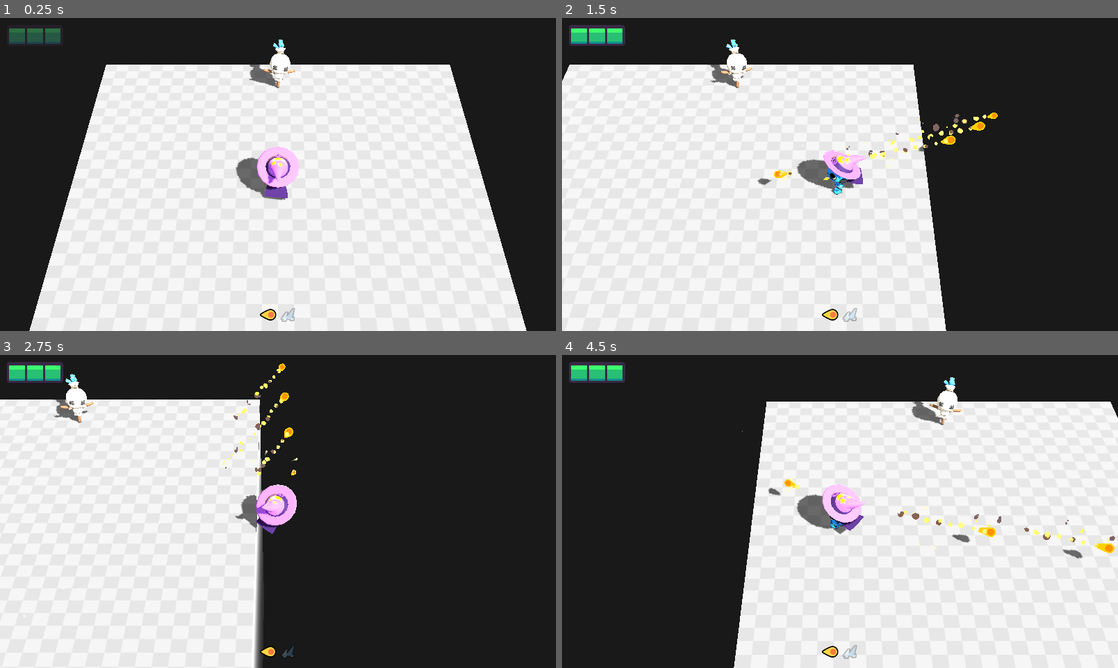
Above: before the commit, frames 1-4 (two rows, left to right).
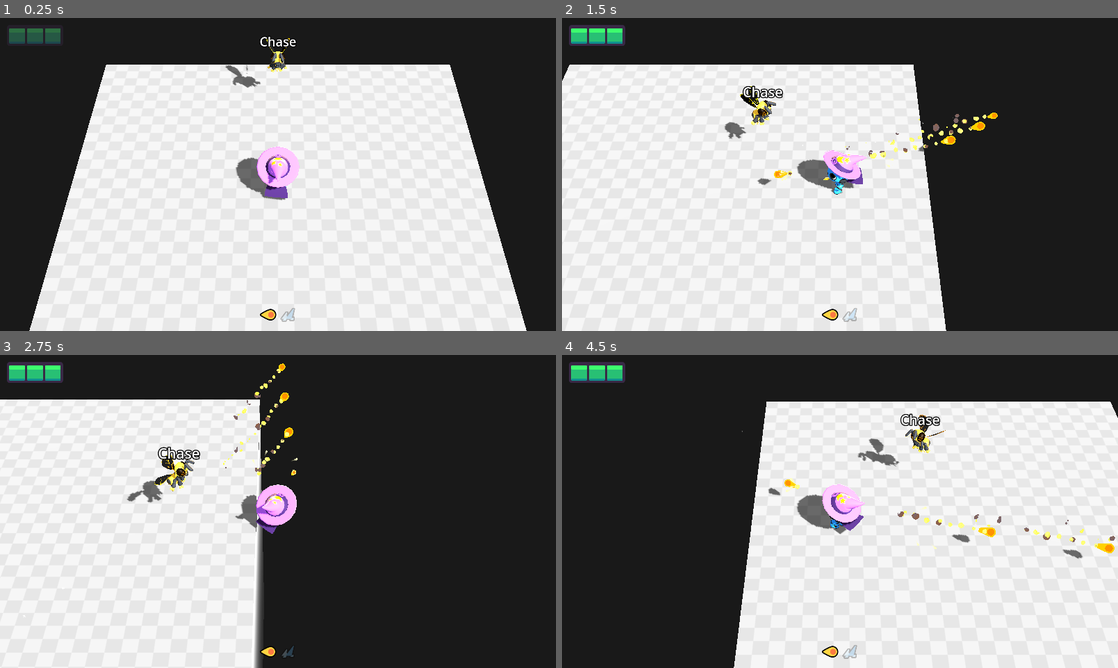
Above: after the commit, the same moments.

Repository: Wurtyl/3D-course
Game: Godot game, scene res://lessons/level.tscn
Two runs of this game, one before a commit and one after it. Both use one fixed random seed, a clock stepped at 60 frames per second and the inputs below.
Inputs (mouse positions are in pixels of both pictures, inside the frame that each line leads up to):
- Up to frame 1 (0.25 s): no input
- Up to frame 2 (1.5 s): tap Enter at 0.5 s; move the mouse to (962, 158) at 0.52 s; press the mouse at (962, 158) at 0.53 s; hold D (move_right) 0.53-1.25 s; tap Space at 0.77 s; release the mouse at (962, 158) at 1.25 s; drag from (728, 190) to (812, 237) at 1.27 s
- Up to frame 3 (2.75 s): move the mouse to (333, 442) at 2.02 s; press the mouse at (333, 442) at 2.03 s; hold D (move_right) from 2.03 s (still down)
- Up to frame 4 (4.5 s): release D (move_right) at 2.75 s; release the mouse at (895, 442) at 2.75 s; drag from (812, 574) to (673, 464) at 2.77 s; move the mouse to (1006, 558) at 3.52 s; press the mouse at (1006, 558) at 3.53 s; hold A (move_left) 3.53-4.25 s; tap Space at 3.77 s; release the mouse at (1006, 558) at 4.25 s; drag from (673, 464) to (756, 433) at 4.27 s

The runs differ from the first frame. In frame 1, 0.8% of the frame differs, in the area x 40-54%, y 5-23%; in frame 2, 1.0%; in frame 3, 1.2%, in the area x 9-36%, y 6-48%; in frame 4, 1.1%.

Commit message:
M.4 L.7 Complete

Diff:
--- a/learn-3d-gamedev-from-zero-v0.8.0-macos/M04.patrol_alert_attack_workbook/assets/entities/player/wand_shooter.gd
+++ b/learn-3d-gamedev-from-zero-v0.8.0-macos/M04.patrol_alert_attack_workbook/assets/entities/player/wand_shooter.gd
@@ -53,7 +53,7 @@
 
 ## Clamps the fire rate and sets the weapon's cooldown timer wait time based on the fire rate.
 func set_fire_rate(value: float) -> void:
-	fire_rate = clamp(value, 0.1, 20.0)
+	fire_rate = clamp(value, 0.5, 20.0)
 	if _timer == null:
 		return
 	_timer.wait_time = 1.0 / fire_rate
--- a/learn-3d-gamedev-from-zero-v0.8.0-macos/M04.patrol_alert_attack_workbook/lessons/ai.gd
+++ b/learn-3d-gamedev-from-zero-v0.8.0-macos/M04.patrol_alert_attack_workbook/lessons/ai.gd
@@ -5,6 +5,7 @@
 	FINISHED,
 	PLAYER_ENTERED_LINE_OF_SIGHT,
 	PLAYER_EXITED_LINE_OF_SIGHT,
+	PlAYER_ENTERED_ATTACK_RANGE,
 }
 
 class State extends RefCounted:
@@ -53,6 +54,18 @@
 						str(transitions[state][event])
 						)
 
+	var is_debugging := false: set = set_is_debugging
+
+	func set_is_debugging(new_value: bool) -> void:
+		is_debugging = new_value
+		if (
+			current_state != null and
+			current_state.mob != null and
+			current_state.mob.debug_label != null
+		):
+			current_state.mob.debug_label.text = current_state.name
+			current_state.mob.debug_label.visible = is_debugging
+
 	func _ready() -> void:
 		set_physics_process(false)
 
@@ -93,6 +106,8 @@
 		current_state = new_state
 		current_state.finished.connect(_on_state_finished.bind(current_state))
 		current_state.enter()
+		if is_debugging and current_state.mob.debug_label != null:
+			current_state.mob.debug_label.text = current_state.name
 
 	func _on_state_finished(finished_state: State) -> void:
 		assert(
@@ -204,3 +219,37 @@
 		projectile.global_position = spawning_point.global_position
 		projectile.look_at(spawning_point.global_position + spawning_point.global_basis.z)
 		finished.emit()
+
+class StateChase extends State:
+
+	var chase_speed := 3.0
+	var drag_factor := 10.0
+	var attack_range := 3.5
+
+	func _init(init_mob:Mob3D) -> void:
+		super("Chase", init_mob)
+
+	func enter() -> void:
+		mob.skin.play("chase")
+
+	func update(delta: float) -> Events:
+		var player_position = Blackboard.player_global_position
+		var direction := mob.global_position.direction_to(player_position)
+		var desired_velocity := (
+			direction * chase_speed
+		)
+		var velocity_distance := mob.velocity.distance_to(desired_velocity)
+		mob.velocity = mob.velocity.move_toward(
+			desired_velocity,
+			velocity_distance * drag_factor * delta
+		)
+		mob.move_and_slide()
+		mob.rotation.y = (
+			Vector3.FORWARD.signed_angle_to(direction, Vector3.UP) + PI
+			)
+		var distance := mob.global_position.distance_to(player_position)
+		if distance < attack_range:
+			return Events.PlAYER_ENTERED_ATTACK_RANGE
+		elif distance > mob.vision_range:
+			return Events.PLAYER_EXITED_LINE_OF_SIGHT
+		return Events.NONE
--- a/learn-3d-gamedev-from-zero-v0.8.0-macos/M04.patrol_alert_attack_workbook/lessons/level.tscn
+++ b/learn-3d-gamedev-from-zero-v0.8.0-macos/M04.patrol_alert_attack_workbook/lessons/level.tscn
@@ -3,7 +3,7 @@
 [ext_resource type="Script" path="res://lessons/level.gd" id="1_t3xly"]
 [ext_resource type="Texture2D" uid="uid://brbtohct73mlt" path="res://assets/level/checkboard.png" id="2_f03ub"]
 [ext_resource type="PackedScene" uid="uid://bykg04g4jr07j" path="res://assets/entities/player/player_3d.tscn" id="3_ifpx3"]
-[ext_resource type="PackedScene" uid="uid://b5luv0tbdat2c" path="res://lessons/mobs/mob_dummy.tscn" id="5_ayp51"]
+[ext_resource type="PackedScene" uid="uid://byyhc8pincwma" path="res://lessons/mobs/mob_bee.tscn" id="5_x2j28"]
 [ext_resource type="PackedScene" uid="uid://bij84ol81kcts" path="res://assets/level/kill_plane_3d.tscn" id="7_cwur3"]
 
 [sub_resource type="Environment" id="Environment_s26vl"]
@@ -63,5 +63,5 @@
 near = 15.0
 far = 100.0
 
-[node name="MobDummy3D" parent="." instance=ExtResource("5_ayp51")]
-transform = Transform3D(1, 0, 0, 0, 1, 0, 0, 0, 1, 0, 0, -5.877)
+[node name="MobBee" parent="." instance=ExtResource("5_x2j28")]
+transform = Transform3D(1, 0, 0, 0, 1, 0, 0, 0, 1, 0, 0.0116417, -5.58874)
--- a/learn-3d-gamedev-from-zero-v0.8.0-macos/M04.patrol_alert_attack_workbook/lessons/mob_3d.gd
+++ b/learn-3d-gamedev-from-zero-v0.8.0-macos/M04.patrol_alert_attack_workbook/lessons/mob_3d.gd
@@ -5,3 +5,5 @@
 @export_category("Detection")
 @export var vision_range := 7.0
 @export_range(0.0, 360.0, 0.1, "radians_as_degrees") var vision_angle := PI / 4.0
+@export_category("Debugging")
+@export var debug_label: Label3D = null
--- /dev/null
+++ b/learn-3d-gamedev-from-zero-v0.8.0-macos/M04.patrol_alert_attack_workbook/lessons/mobs/mob_bee.gd
@@ -0,0 +1,20 @@
+class_name MobBee3D extends Mob3D
+
+func _ready() -> void:
+	var state_machine := AI.StateMachine.new()
+	add_child(state_machine)
+
+	var idle := AI.StateIdle.new(self)
+	var chase  := AI.StateChase.new(self)
+	chase.chase_speed = 3.0
+
+	state_machine.transitions = {
+		idle: {
+			AI.Events.PLAYER_ENTERED_LINE_OF_SIGHT: chase,
+		},
+		chase: {
+			AI.Events.PLAYER_EXITED_LINE_OF_SIGHT:  idle,
+		}
+	}
+	state_machine.activate(idle)
+	state_machine.is_debugging = true
--- /dev/null
+++ b/learn-3d-gamedev-from-zero-v0.8.0-macos/M04.patrol_alert_attack_workbook/lessons/mobs/mob_bee.tscn
@@ -0,0 +1,26 @@
+[gd_scene load_steps=4 format=3 uid="uid://byyhc8pincwma"]
+
+[ext_resource type="PackedScene" uid="uid://482rxnrhe64v" path="res://assets/skins/bee_bot/bee_bot_skin_3d.tscn" id="1_2y81b"]
+[ext_resource type="Script" path="res://lessons/mobs/mob_bee.gd" id="1_rr4io"]
+
+[sub_resource type="CylinderShape3D" id="CylinderShape3D_b7cxn"]
+height = 3.53306
+
+[node name="MobBee" type="CharacterBody3D" node_paths=PackedStringArray("skin", "debug_label")]
+script = ExtResource("1_rr4io")
+skin = NodePath("BeeBotSkin3D2")
+debug_label = NodePath("Label3D")
+
+[node name="BeeBotSkin3D2" parent="." instance=ExtResource("1_2y81b")]
+transform = Transform3D(1, 0, 0, 0, 1, 0, 0, 0, 1, 0, 1.7, 0)
+
+[node name="CollisionShape3D" type="CollisionShape3D" parent="."]
+transform = Transform3D(1, 0, 0, 0, 1, 0, 0, 0, 1, 0, 1.90568, 0)
+shape = SubResource("CylinderShape3D_b7cxn")
+
+[node name="Label3D" type="Label3D" parent="."]
+transform = Transform3D(1, 0, 0, 0, 1, 0, 0, 0, 1, 0, 2.99045, 0.285217)
+billboard = 1
+text = "Test"
+font_size = 96
+outline_size = 24
--- a/learn-3d-gamedev-from-zero-v0.8.0-macos/M04.patrol_alert_attack_workbook/practices/L3.P1/the_turret.tscn
+++ b/learn-3d-gamedev-from-zero-v0.8.0-macos/M04.patrol_alert_attack_workbook/practices/L3.P1/the_turret.tscn
@@ -1,8 +1,7 @@
-[gd_scene load_steps=6 format=3]
+[gd_scene load_steps=5 format=3 uid="uid://tkuda8ocu85q"]
 
-[ext_resource type="Texture2D" path="res://assets/level/checkboard.png" id="1_87wol"]
+[ext_resource type="Texture2D" uid="uid://brbtohct73mlt" path="res://assets/level/checkboard.png" id="1_87wol"]
 [ext_resource type="PackedScene" path="res://practices/L3.P1/turret.tscn" id="2_vm3x4"]
-[ext_resource type="Script" path="res://practices/L3.P1/turret.gd" id="3_pi7rd"]
 
 [sub_resource type="StandardMaterial3D" id="StandardMaterial3D_krn5u"]
 albedo_color = Color(0.439062, 0.439062, 0.439062, 1)
@@ -53,6 +52,5 @@
 [node name="WorldEnvironment" type="WorldEnvironment" parent="."]
 environment = SubResource("Environment_jrbi8")
 
-[node name="Turret" type="CharacterBody3D" parent="." instance=ExtResource("2_vm3x4")]
+[node name="Turret" parent="." instance=ExtResource("2_vm3x4")]
 transform = Transform3D(0, 0, 1, 0, 1, 0, -1, 0, 0, -2, 0, 0)
-script = ExtResource("3_pi7rd")
--- a/learn-3d-gamedev-from-zero-v0.8.0-macos/M04.patrol_alert_attack_workbook/practices/L6.P1/fire.tscn
+++ b/learn-3d-gamedev-from-zero-v0.8.0-macos/M04.patrol_alert_attack_workbook/practices/L6.P1/fire.tscn
@@ -1,9 +1,7 @@
-[gd_scene load_steps=7 format=3]
+[gd_scene load_steps=5 format=3 uid="uid://b2jd2qubddk24"]
 
-[ext_resource type="Texture2D" path="res://assets/level/checkboard.png" id="1_bswsq"]
+[ext_resource type="Texture2D" uid="uid://brbtohct73mlt" path="res://assets/level/checkboard.png" id="1_bswsq"]
 [ext_resource type="PackedScene" path="res://practices/L6.P1/turret_with_states.tscn" id="2_r5gj2"]
-[ext_resource type="Script" path="res://practices/L6.P1/turret_with_states.gd" id="3_a7v12"]
-[ext_resource type="PackedScene" path="res://practices/L6.P1/bullet.tscn" id="4_5avsy"]
 
 [sub_resource type="StandardMaterial3D" id="StandardMaterial3D_krn5u"]
 albedo_color = Color(0.439062, 0.439062, 0.439062, 1)
@@ -54,8 +52,5 @@
 [node name="WorldEnvironment" type="WorldEnvironment" parent="."]
 environment = SubResource("Environment_jrbi8")
 
-[node name="TurretWithStates" type="CharacterBody3D" parent="." node_paths=PackedStringArray("bullet_spawning_point") instance=ExtResource("2_r5gj2")]
+[node name="TurretWithStates" parent="." instance=ExtResource("2_r5gj2")]
 transform = Transform3D(-4.37114e-08, 0, 1, 0, 1, 0, -1, 0, -4.37114e-08, -3, 0, 0)
-script = ExtResource("3_a7v12")
-bullet_spawning_point = NodePath("BulletSpawningPoint")
-bullet_scene = ExtResource("4_5avsy")
--- a/learn-3d-gamedev-from-zero-v0.8.0-macos/M04.patrol_alert_attack_workbook/practices/L7.P1/follow_me.tscn
+++ b/learn-3d-gamedev-from-zero-v0.8.0-macos/M04.patrol_alert_attack_workbook/practices/L7.P1/follow_me.tscn
@@ -1,10 +1,8 @@
-[gd_scene load_steps=8 format=3]
+[gd_scene load_steps=6 format=3 uid="uid://dx8s88l1udsvf"]
 
-[ext_resource type="Texture2D" path="res://assets/level/checkboard.png" id="1_vxx7v"]
+[ext_resource type="Texture2D" uid="uid://brbtohct73mlt" path="res://assets/level/checkboard.png" id="1_vxx7v"]
 [ext_resource type="PackedScene" path="res://practices/L7.P1/mob_follow.tscn" id="2_7o0eh"]
-[ext_resource type="Script" path="res://practices/L7.P1/mob_follow.gd" id="3_pubn5"]
 [ext_resource type="PackedScene" path="res://practices/L7.P1/ball.tscn" id="4_6seac"]
-[ext_resource type="Script" path="res://practices/L7.P1/ball.gd" id="5_822g1"]
 
 [sub_resource type="StandardMaterial3D" id="StandardMaterial3D_krn5u"]
 albedo_color = Color(0.439062, 0.439062, 0.439062, 1)
@@ -55,12 +53,8 @@
 [node name="WorldEnvironment" type="WorldEnvironment" parent="."]
 environment = SubResource("Environment_jrbi8")
 
-[node name="MobFollow" type="CharacterBody3D" parent="." instance=ExtResource("2_7o0eh")]
+[node name="MobFollow" parent="." instance=ExtResource("2_7o0eh")]
 transform = Transform3D(1, 0, 0, 0, 1, 0, 0, 0, 1, 0, 0, -3)
-script = ExtResource("3_pubn5")
-vision_range = 5.0
-vision_angle = 1.0472
 
-[node name="Ball" type="Node3D" parent="." instance=ExtResource("4_6seac")]
+[node name="Ball" parent="." instance=ExtResource("4_6seac")]
 transform = Transform3D(1, 0, 0, 0, 1, 0, 0, 0, 1, 0, 1, 0)
-script = ExtResource("5_822g1")
--- a/learn-3d-gamedev-from-zero-v0.8.0-macos/M04.patrol_alert_attack_workbook/practices/L7.P1/mob_follow.gd
+++ b/learn-3d-gamedev-from-zero-v0.8.0-macos/M04.patrol_alert_attack_workbook/practices/L7.P1/mob_follow.gd
@@ -44,10 +44,13 @@
 
 class StateFollow extends State:
 
-	var follow_speed := 0.0
+	var follow_speed := 2.0
 	var drag_factor := 10.0
 
 	func _init(init_mob: CharacterBody3D) -> void:
+		super("Follow", init_mob)
+
+	func enter() -> void:
 		pass
 
 	func update(delta: float) -> Events:
--- a/learn-3d-gamedev-from-zero-v0.8.0-macos/M04.patrol_alert_attack_workbook/project.godot
+++ b/learn-3d-gamedev-from-zero-v0.8.0-macos/M04.patrol_alert_attack_workbook/project.godot
@@ -17,6 +17,11 @@
 run/max_fps=60
 config/icon="res://icon.png"
 
+[autoload]
+
+UITestPanel="*res://addons/gdpractice/tester/ui_test_panel.tscn"
+Metadata="*res://addons/gdpractice/practice_solutions/metadata.gd"
+
 [debug]
 
 gdscript/warnings/return_value_discarded=false
@@ -32,6 +37,10 @@
 window/stretch/aspect="expand"
 window/vsync/vsync_mode=0
 window/size/fullscreen=true
+
+[editor_plugins]
+
+enabled=PackedStringArray("res://addons/gdpractice/plugin.cfg")
 
 [filesystem]
 
Not shown, added: learn-3d-gamedev-from-zero-v0.8.0-macos/.DS_Store
Not shown, added: learn-3d-gamedev-from-zero-v0.8.0-macos/M04.patrol_alert_attack_solutions/.DS_Store
Not shown, added: learn-3d-gamedev-from-zero-v0.8.0-macos/M04.patrol_alert_attack_solutions/assets/.DS_Store
Not shown, added: learn-3d-gamedev-from-zero-v0.8.0-macos/M04.patrol_alert_attack_solutions/assets/entities/.DS_Store
